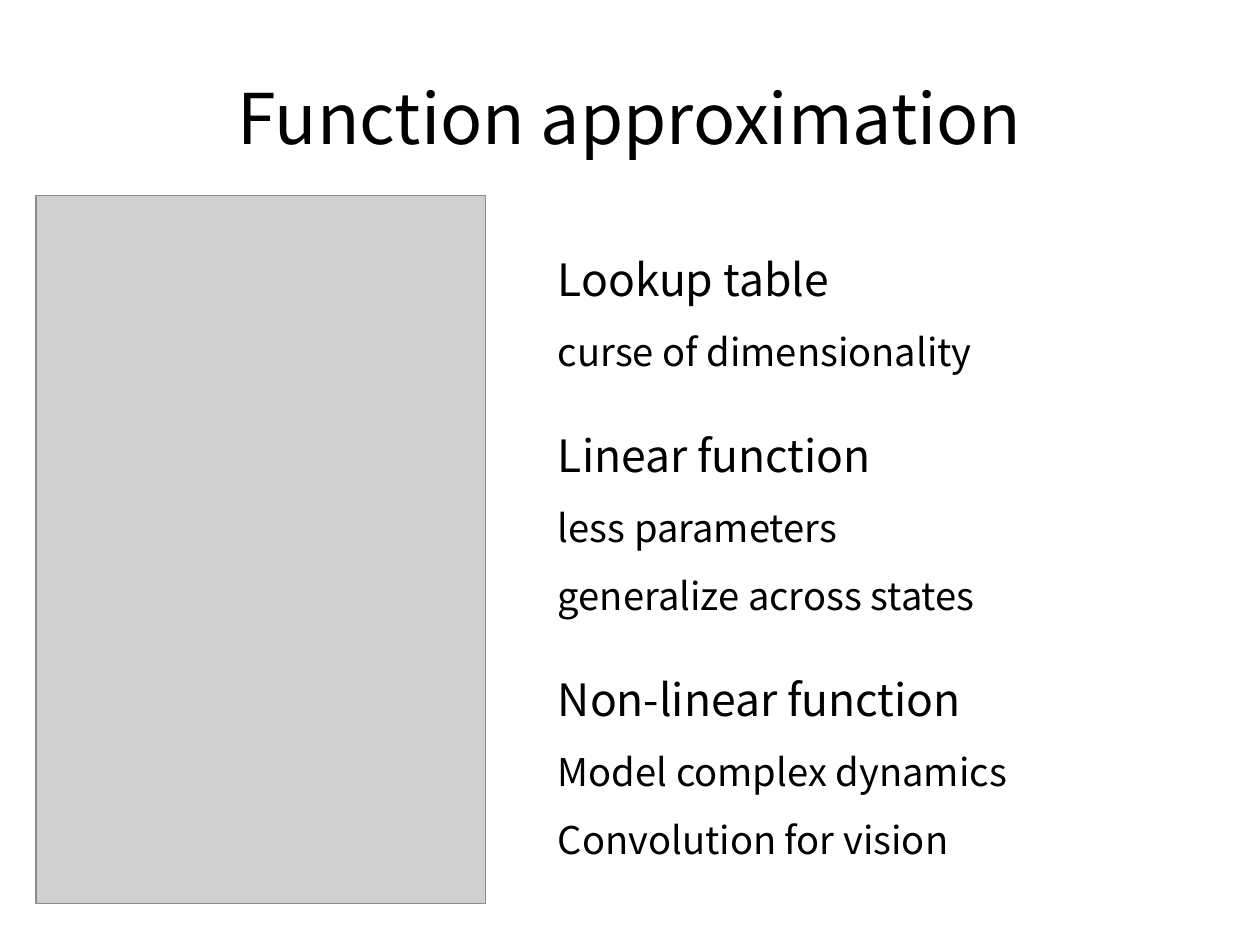
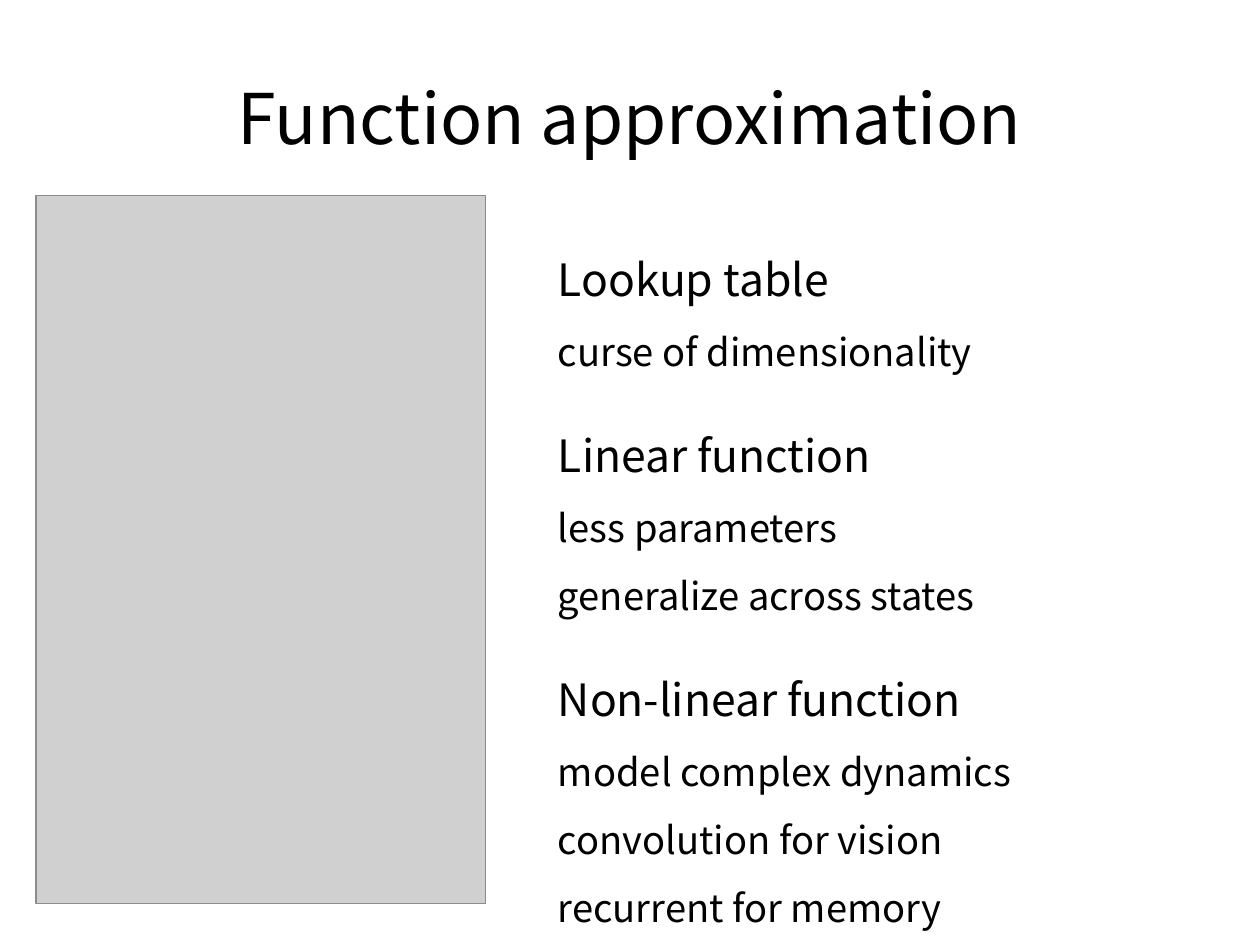
Before and after one commit to ADGEfficiency/dsr-rl, a slide deck: slide 10 of RL_course_v2_DRAFT.pptx. Drawn at 1260x945 pixels with LibreOffice and Linux fonts; fonts in the diff are those of the drawing; grey boxes stand for pictures. Boxes give left, top, right and bottom in pixels: in the first picture for what was removed or moved away, otherwise in the second. Text is boxed around its words. In the diff, an @@ line names an element or a change of style, - is before the commit and + after.

Commit message:
added Li (2017).  value function methods 90% complete in V2_DRAFT

```diff
--- a/RL_course_v2_DRAFT.pptx
+++ b/RL_course_v2_DRAFT.pptx
@@ text at [558, 755, 1011, 931]: text changed @@
-● Model complex dynamics
-● Convolution for vision
+● model complex dynamics
+● convolution for vision
+● recurrent for memory
```
Also in this commit, not shown: 11 other slides changed, 60 slides added, 1 slide removed, 2 other files.
